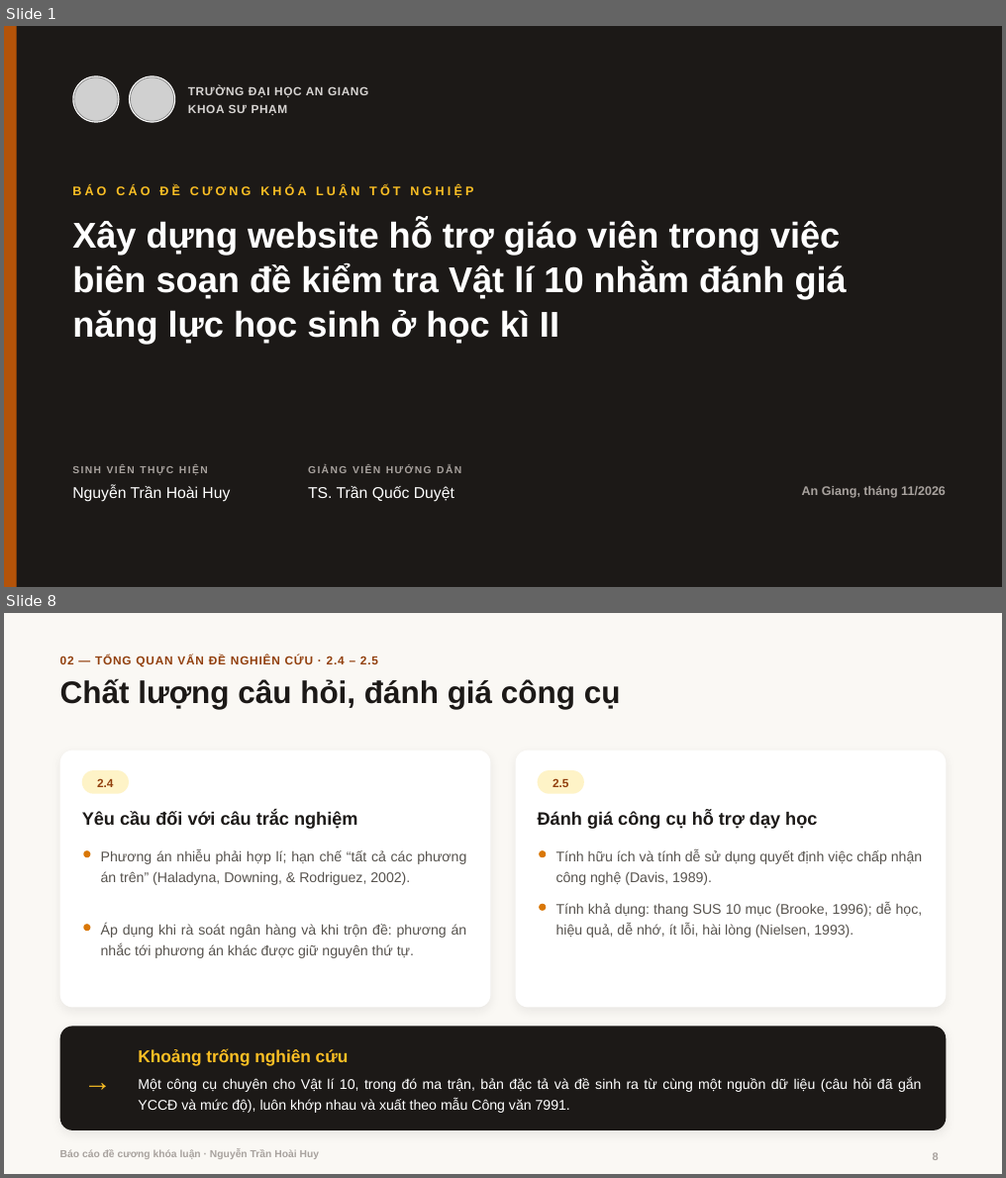
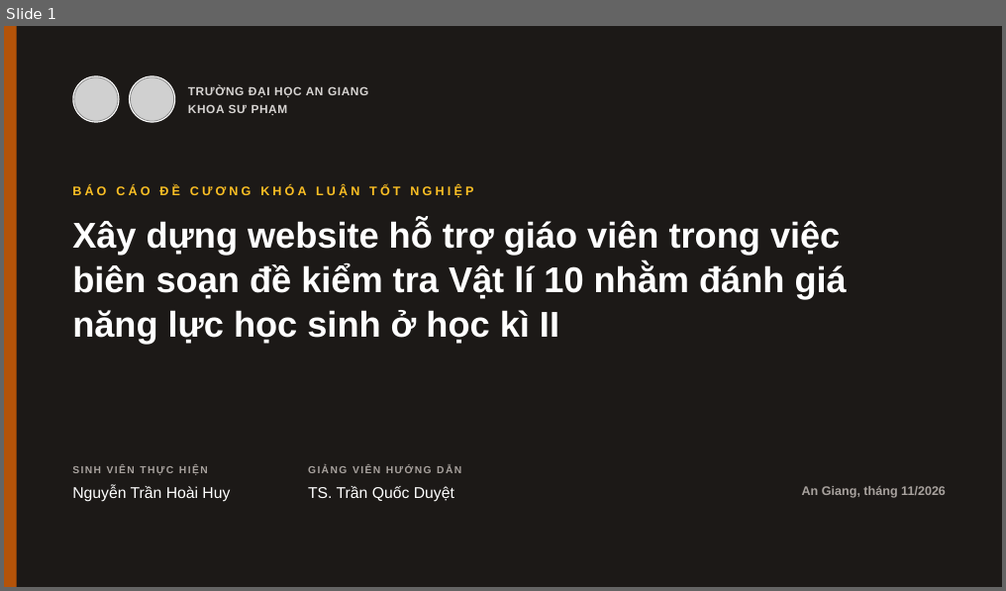
Before and after one commit to hoaihuy2609/kltn, a slide deck: tai-ve/Bao_cao_de_cuong.pptx. Shown one above the other, each under a label of ours: slides 1 and 8 before the commit, slide 1 after it; the slides between them are not shown. The pictures are 1006x1178 and 1006x591 pixels, drawn with LibreOffice and Linux fonts; fonts in the diff are those of the drawing; grey boxes stand for pictures; background and template pictures are left out. Boxes give left, top, right and bottom in pixels: in the first picture for what was removed or moved away, otherwise in the second. Text is boxed around its words. In the diff, an @@ line names an element or a change of style, - is before the commit and + after.

```diff
--- a/tai-ve/Bao_cao_de_cuong.pptx
+++ b/tai-ve/Bao_cao_de_cuong.pptx
@@ slide 8 removed at bbox=[4, 613, 1002, 1174], background #FAF8F4 @@
@@ text removed at bbox=[60, 656, 378, 667] @@
-02 — TỔNG QUAN VẤN ĐỀ NGHIÊN CỨU · 2.4 – 2.5
@@ title removed at bbox=[60, 678, 621, 709] @@
-Chất lượng câu hỏi, đánh giá công cụ
@@ rounded rectangle removed at bbox=[60, 750, 491, 1008] @@
@@ rounded rectangle removed at bbox=[515, 750, 945, 1008] @@
@@ rounded rectangle removed at bbox=[82, 770, 129, 793] @@
@@ text removed at bbox=[97, 778, 113, 787] @@
-2.4
@@ rounded rectangle removed at bbox=[537, 770, 583, 793] @@
@@ text removed at bbox=[552, 779, 568, 787] @@
-2.5
@@ text removed at bbox=[82, 811, 357, 829] @@
-Yêu cầu đối với câu trắc nghiệm
@@ text removed at bbox=[538, 811, 817, 829] @@
-Đánh giá công cụ hỗ trợ dạy học
@@ ellipse removed at bbox=[83, 851, 90, 858] @@
@@ text removed at bbox=[101, 851, 466, 885] @@
-Phương án nhiễu phải hợp lí; hạn chế “tất cả các phương án trên” (Haladyna, Downing, & Rodriguez, 2002).
@@ ellipse removed at bbox=[540, 851, 546, 858] @@
@@ text removed at bbox=[556, 851, 922, 885] @@
-Tính hữu ích và tính dễ sử dụng quyết định việc chấp nhận công nghệ (Davis, 1989).
@@ ellipse removed at bbox=[540, 904, 546, 911] @@
@@ text removed at bbox=[556, 903, 923, 938] @@
-Tính khả dụng: thang SUS 10 mục (Brooke, 1996); dễ học, hiệu quả, dễ nhớ, ít lỗi, hài lòng (Nielsen, 1993).
@@ ellipse removed at bbox=[83, 925, 90, 931] @@
@@ text removed at bbox=[101, 924, 467, 959] @@
-Áp dụng khi rà soát ngân hàng và khi trộn đề: phương án nhắc tới phương án khác được giữ nguyên thứ tự.
@@ rounded rectangle removed at bbox=[60, 1026, 945, 1131] @@
@@ text removed at bbox=[83, 1026, 130, 1131] @@
-→
@@ text removed at bbox=[138, 1049, 349, 1066] @@
-Khoảng trống nghiên cứu
@@ text removed at bbox=[138, 1077, 922, 1113] @@
-Một công cụ chuyên cho Vật lí 10, trong đó ma trận, bản đặc tả và đề sinh ra từ cùng một nguồn dữ liệu (câu hỏi đã gắn YCCĐ và mức độ), luôn khớp nhau và xuất theo mẫu Công văn 7991.
@@ text removed at bbox=[60, 1150, 319, 1159] @@
-Báo cáo đề cương khóa luận · Nguyễn Trần Hoài Huy
@@ page number removed at bbox=[933, 1155, 939, 1160] @@
-8
```
Also in this commit, not shown: 9 slides changed, 2 slides added, 9 other slides removed, 4 other files.
